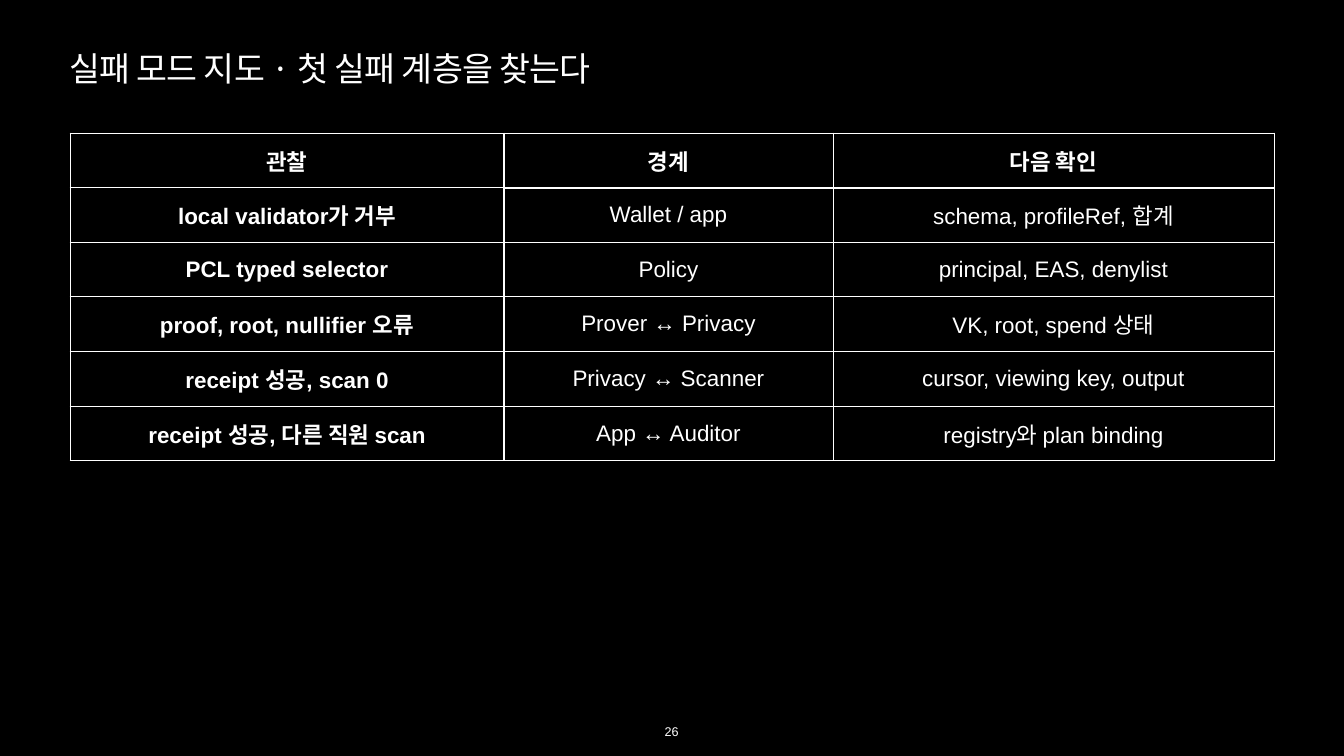
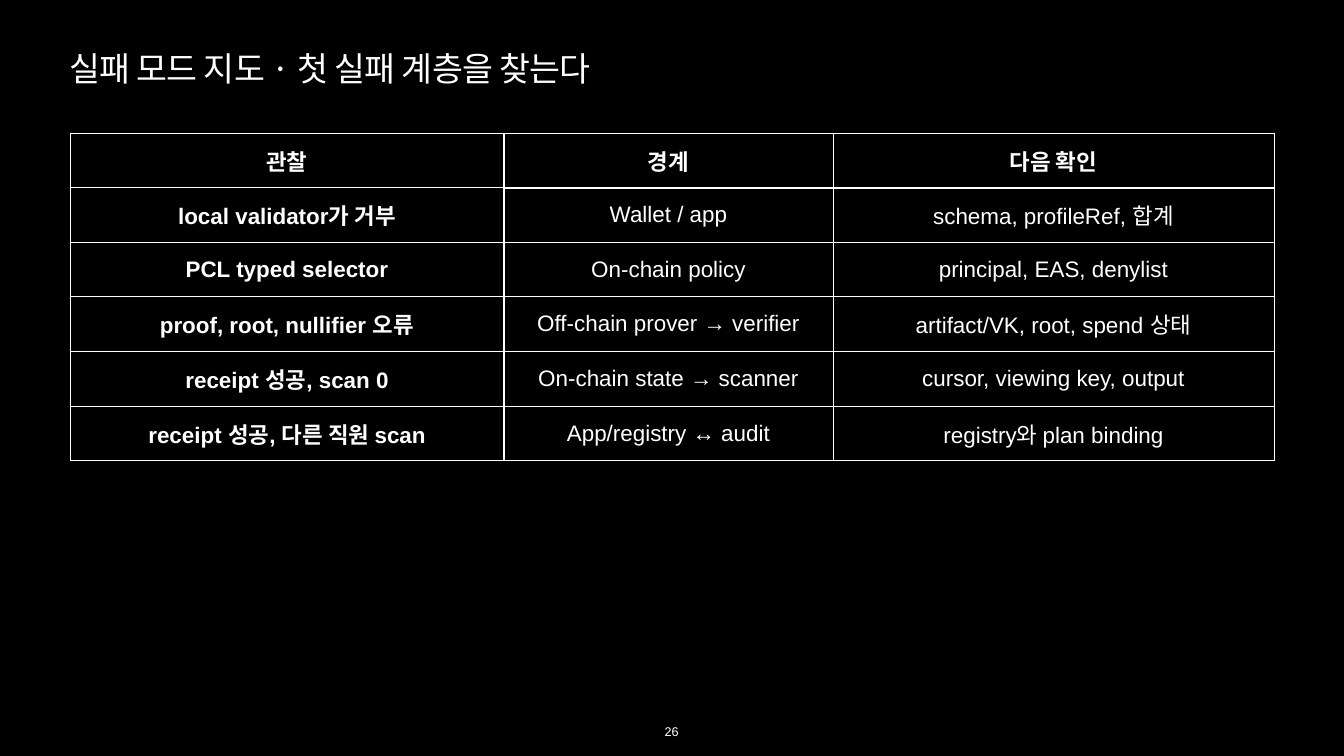
Before and after one commit to kooroot/Maroo-privacy-workshop, a slide deck: slide 26 of deliverables/Maroo_Privacy_Workshop_75min.pptx. Drawn at 1344x756 pixels with LibreOffice and Linux fonts; fonts in the diff are those of the drawing. Boxes give left, top, right and bottom in pixels: in the first picture for what was removed or moved away, otherwise in the second. Text is boxed around its words. In the diff, an @@ line names an element or a change of style, - is before the commit and + after.

```diff
--- a/deliverables/Maroo_Privacy_Workshop_75min.pptx
+++ b/deliverables/Maroo_Privacy_Workshop_75min.pptx
@@ table at (70,133,1274,461) @@
-row 3, column 2: Policy
+row 3, column 2: On-chain policy
-row 4, column 2: Prover ↔ Privacy
+row 4, column 2: Off-chain prover → verifier
-row 4, column 3: VK, root, spend 상태
+row 4, column 3: artifact/VK, root, spend 상태
-row 5, column 2: Privacy ↔ Scanner
+row 5, column 2: On-chain state → scanner
-row 6, column 2: App ↔ Auditor
+row 6, column 2: App/registry ↔ audit
```
Also in this commit, not shown: 13 other slides changed.
